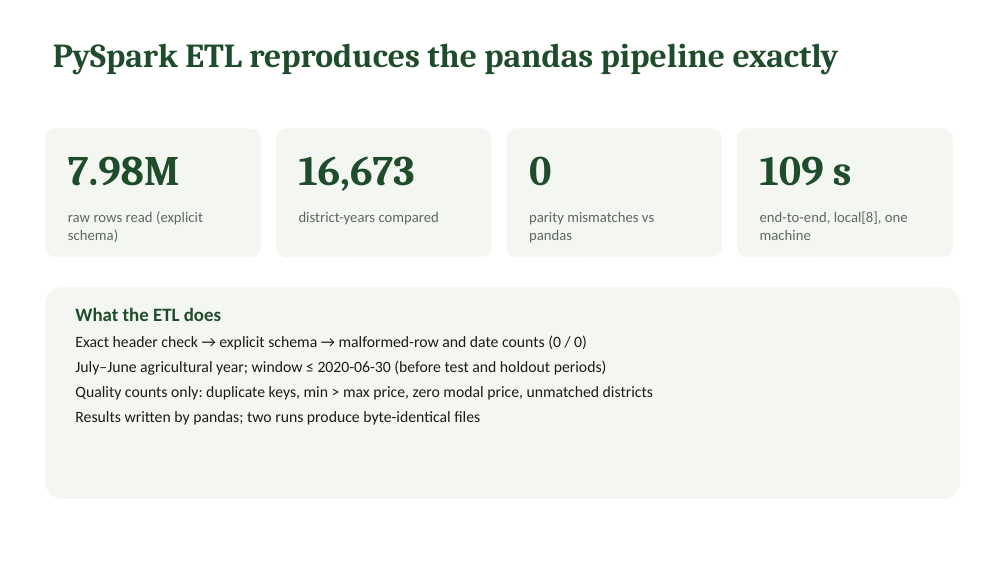
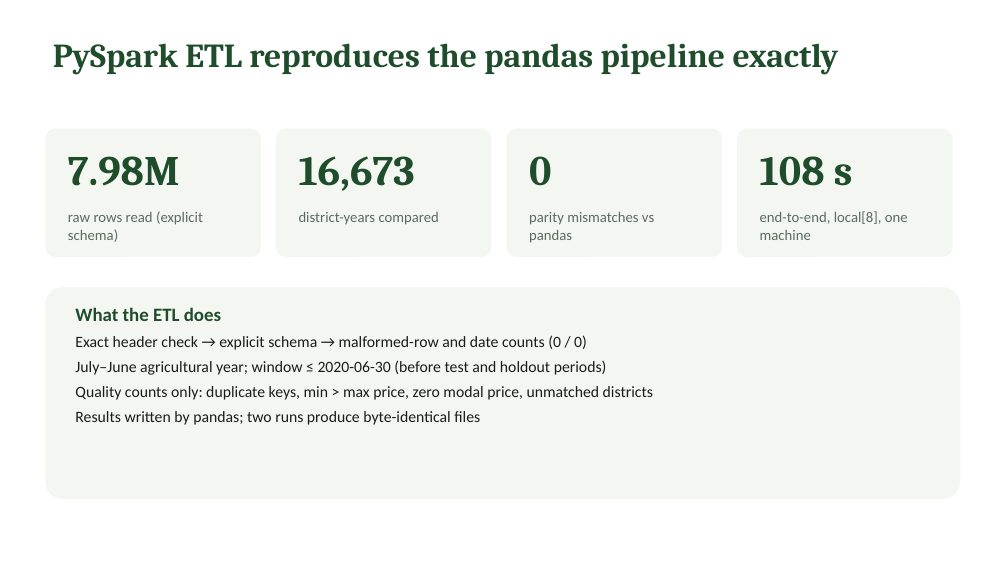
Before and after one commit to akshat12bhardwaj/BDA, a slide deck: slide 4 of Documentation/Final/Final_Presentation.pptx. Drawn at 1008x567 pixels with LibreOffice and Linux fonts; fonts in the diff are those of the drawing. Boxes give left, top, right and bottom in pixels: in the first picture for what was removed or moved away, otherwise in the second. Text is boxed around its words. In the diff, an @@ line names an element or a change of style, - is before the commit and + after.

```diff
--- a/Documentation/Final/Final_Presentation.pptx
+++ b/Documentation/Final/Final_Presentation.pptx
@@ text at (760, 156, 853, 186): text changed @@
-109 s
+108 s
```
Also in this commit, not shown: 1 other slide changed, 1 other file.
